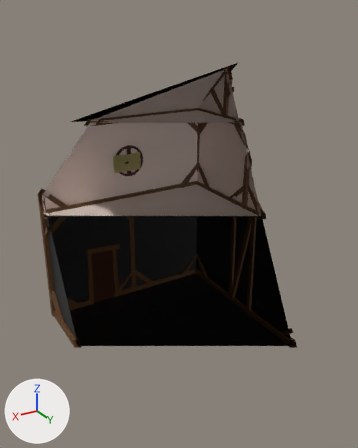
Two versions of the Blender file Assets/Models/Environment/Scenes/Luthadel/Luthadel_house_2f_simple_stone.blend, one commit apart.
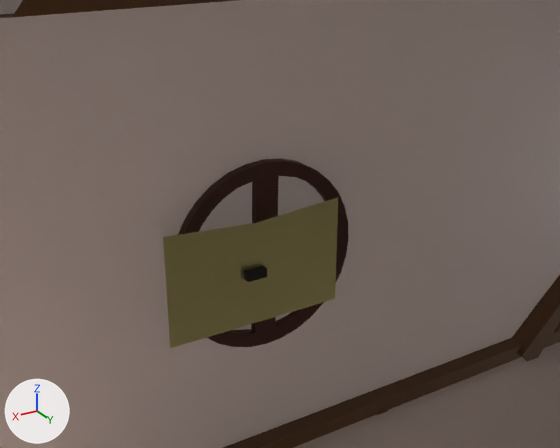
Old and new are each drawn whole from a 50 mm lens placed at (7.22, 12.66, 10.3), pointed at (-0.11, 0.45, 4.2) and again close up from a 50 mm lens placed at (1.83, 0.36, 7.25), pointed at (-0.16, -2.96, 5.59). Lighting does not change. The marker at lower left points along +X, +Y and +Z. Everything nearer to the camera than a plane just in front of the edit is cut away.

Before the edit, the objects in view are built like this:
```python
me_cube_004 = bpy.data.meshes.new('Cube.004')
me_cube_004.from_pydata(...)  # 128 vertices, 128 faces; spans x -0.563..0.563, y -0.062..0.062, z -0.563..0.563
me_cube_004.materials.append(mat_wooddark)  # brown #411700
me_cube_005 = bpy.data.meshes.new('Cube.005')
me_cube_005.from_pydata([(3.06, 3.08, 6.91), (3.08, 3.03, 4.01), (3.03, -3.11, 6.86), (3.11, -3.11, 4.01), (-3.1, 3.07, 6.9), (-3.07, 3.03, 4.0), (-3.15, -3.12, 6.85), (-3.07, -3.12, 4.0)], [], [(0, 4, 6, 2), (7, 3, 2, 6), (7, 6, 4, 5), (5, 1, 3, 7), (1, 0, 2, 3), (5, 4, 0, 1)])
me_cube_005.materials.append(mat_plaster)  # white #ffeae1
me_cube_012 = bpy.data.meshes.new('Cube.012')
me_cube_012.from_pydata([(-0.527, -0.032, -0.316), (-0.527, -0.032, 0.328), (0.0, -0.032, -0.316), (0.0, -0.032, 0.288)], [], [(2, 3, 1, 0)])
me_cube_012.materials.append(mat_glass)  # beige #e4e7a3
ob_floor_1_2 = bpy.data.objects.new('Floor_1_2', me_cube_005)
ob_floor_1_2.location = (0.0, 0.0, 0.0)
ob_pane_001 = bpy.data.objects.new('Pane.001', me_cube_012)
ob_pane_001.location = (0.0, -2.906, 5.347)
_m = ob_pane_001.modifiers.new('Mirror', 'MIRROR')
ob_window = bpy.data.objects.new('Window', me_cube_004)
ob_window.parent = ob_wood
ob_window.location = (-0.138, -3.123, 5.347)
ob_window.rotation_euler = (-0.0000448, -0.024, 0.00372)  # degrees (0, -1.4, 0.2)
# also in view: 'Wood' at (-0.02, -0.04, 4.96)
```
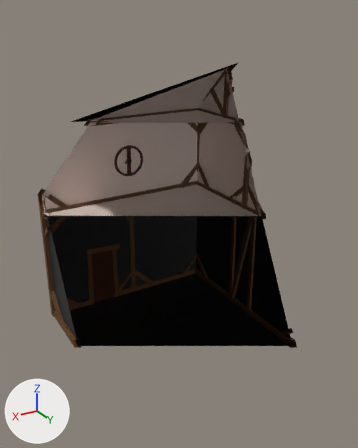
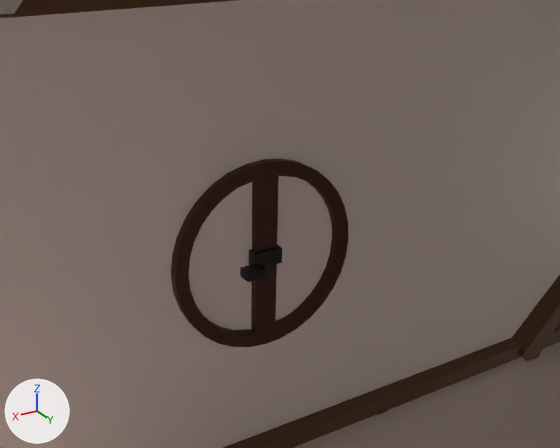
Pixel boxes (x1, y1, x2, y2) of what changed, in the close-ups (560 x 448 px):
'Pane.001', deleted
    before: (163, 197, 338, 348)

What the commit changed:
Object 'Pane.001' (ob_pane_001) is deleted.
